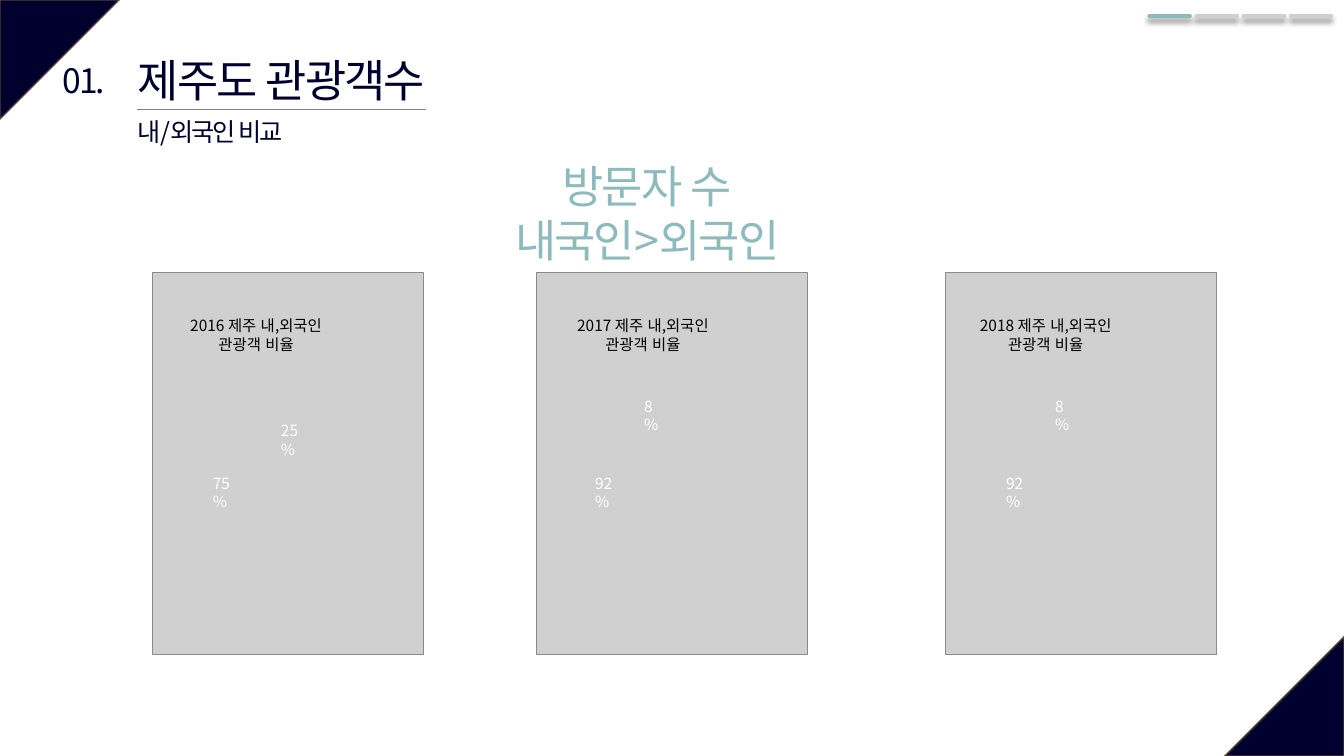
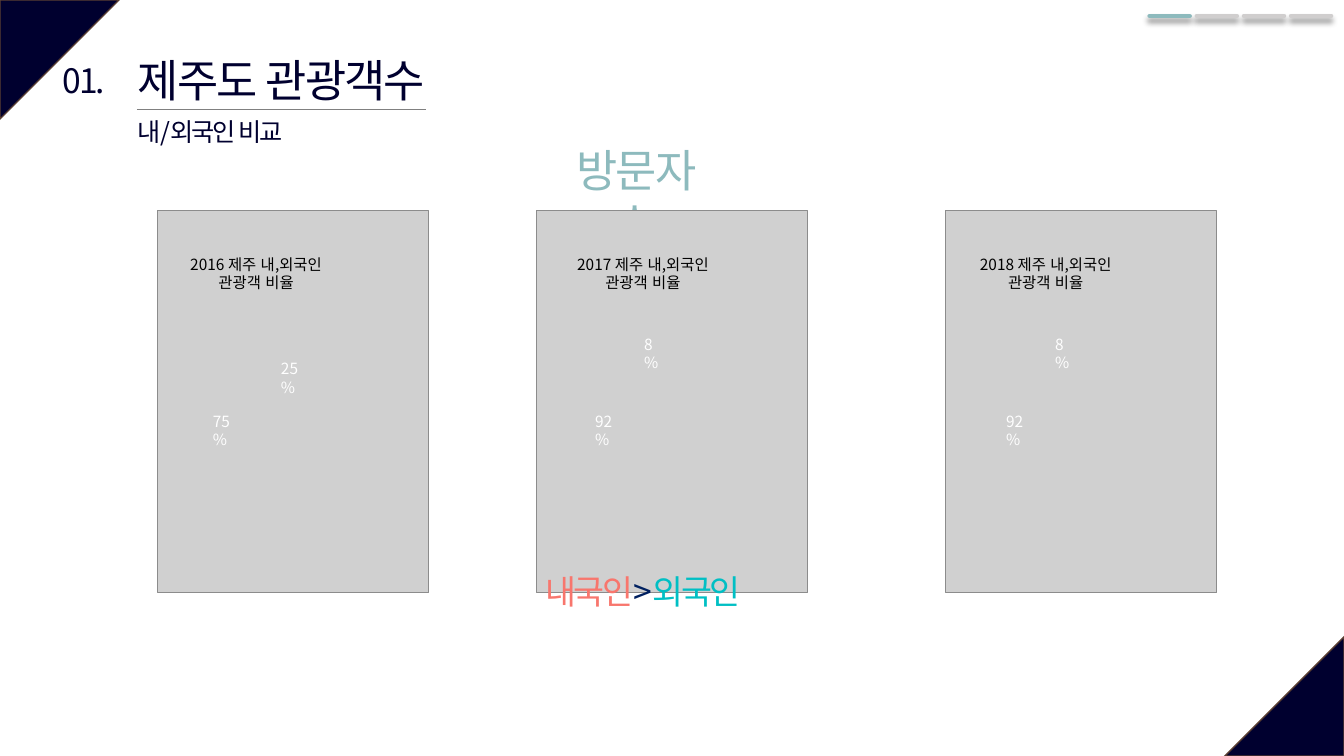
Before and after one commit to so-jeong0127/6-project, a slide deck: slide 6 of 6조_외부환경영향.pptx. Drawn at 1344x756 pixels with LibreOffice and Linux fonts; fonts in the diff are those of the drawing; grey boxes stand for pictures. Boxes give left, top, right and bottom in pixels: in the first picture for what was removed or moved away, otherwise in the second. Text is boxed around its words. In the diff, an @@ line names an element or a change of style, - is before the commit and + after.

```diff
--- a/6조_외부환경영향.pptx
+++ b/6조_외부환경영향.pptx
@@ text "방문자 수": place and size @@
-text "방문자 수" at <box>515,166,779,261</box>
+text "방문자 수" at <box>577,150,696,211</box>
@@ picture: place and size @@
-picture at <box>153,272,424,654</box>
+picture at <box>158,211,430,593</box>
@@ text at <box>515,220,779,261</box>: paragraph removed @@
-내국인>외국인
@@ 9 texts, 2 pictures: place and size @@
-9 texts, 2 pictures at <box>190,272,1217,654</box>
+9 texts, 2 pictures at <box>190,211,1217,593</box>
@@ text added at <box>545,576,741,614</box>, 24 pt, text #F8766D @@
+내국인>외국인
```
Also in this commit, not shown: 8 other slides changed, 1 slide added, 2 slides removed.
